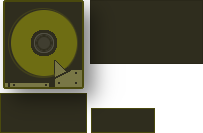
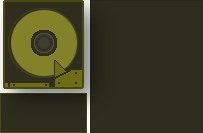
Layer changes from the first 203 x 133 image to the second:
painted on "circle #3" over left=11, top=10, right=77, bottom=76
painted on "reader #1" over left=5, top=61, right=82, bottom=87
hid group "single partition #1" (4 layers) over left=90, top=63, right=203, bottom=133
showed group "double partition #2" (2 layers) over left=90, top=63, right=203, bottom=133
